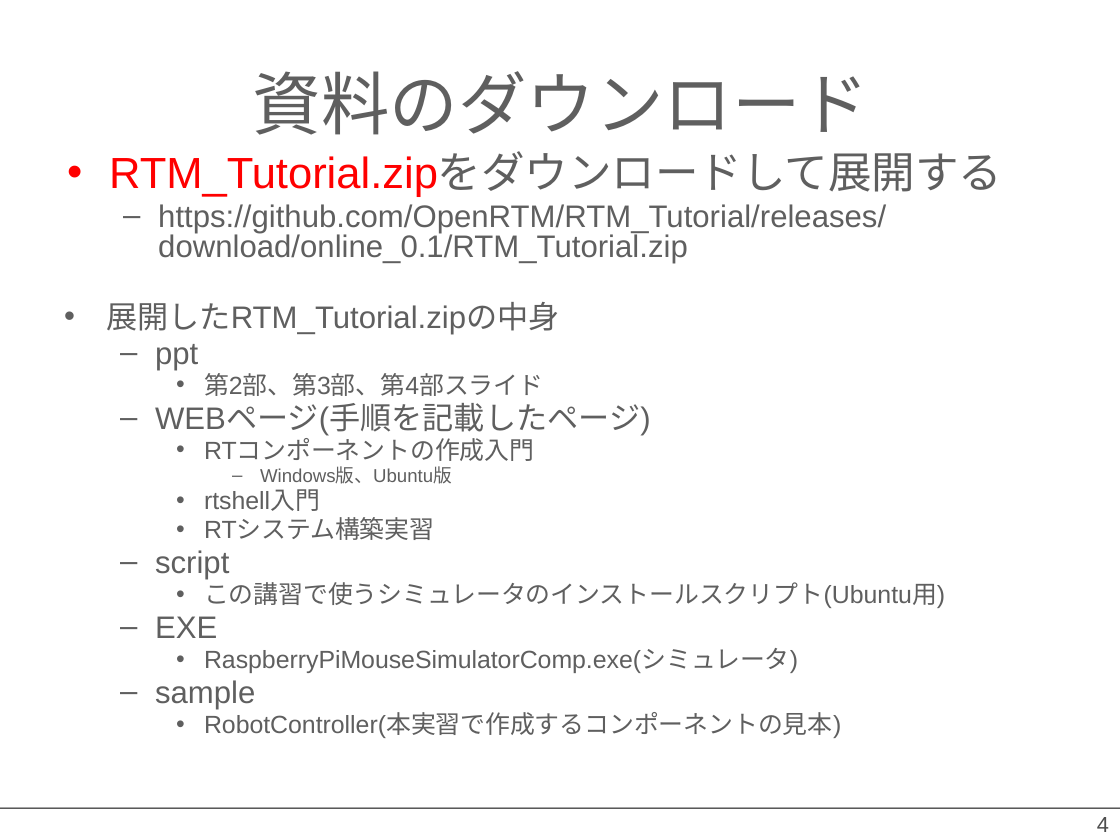
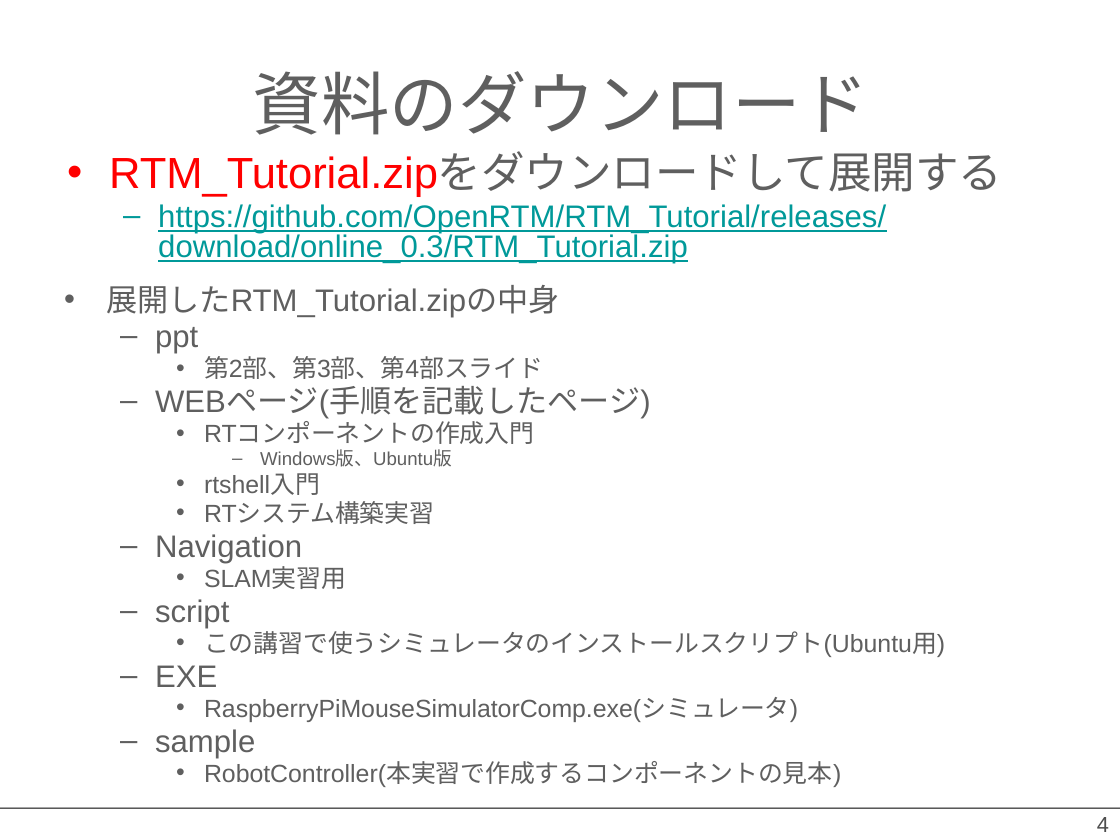
Before and after one commit to OpenRTM/RTM_Tutorial, a slide deck: slide 4 of ppt/インストールの確認_online.pptx. Drawn at 1120x840 pixels with LibreOffice and Linux fonts; fonts in the diff are those of the drawing; background and template pictures are left out. Boxes give left, top, right and bottom in pixels: in the first picture for what was removed or moved away, otherwise in the second. Text is boxed around its words. In the diff, an @@ line names an element or a change of style, - is before the commit and + after.

```diff
--- a/ppt/インストールの確認_online.pptx
+++ b/ppt/インストールの確認_online.pptx
@@ text at box(158, 204, 886, 263): text changed; text colour #5F5F5F to #009999 @@
-  – https://github.com/OpenRTM/RTM_Tutorial/releases/download/online_0.1/RTM_Tutorial.zip
+  – https://github.com/OpenRTM/RTM_Tutorial/releases/download/online_0.3/RTM_Tutorial.zip
@@ text "展開したRTM_Tutorial.zipの中身": place and size @@
-text "展開したRTM_Tutorial.zipの中身" at box(106, 302, 945, 738)
+text "展開したRTM_Tutorial.zipの中身" at box(106, 285, 945, 787)
@@ text at box(155, 534, 346, 589): paragraphs added @@
+  – Navigation
+    • SLAM実習用
```
Also in this commit, not shown: 3 other slides changed, 13 other files.
